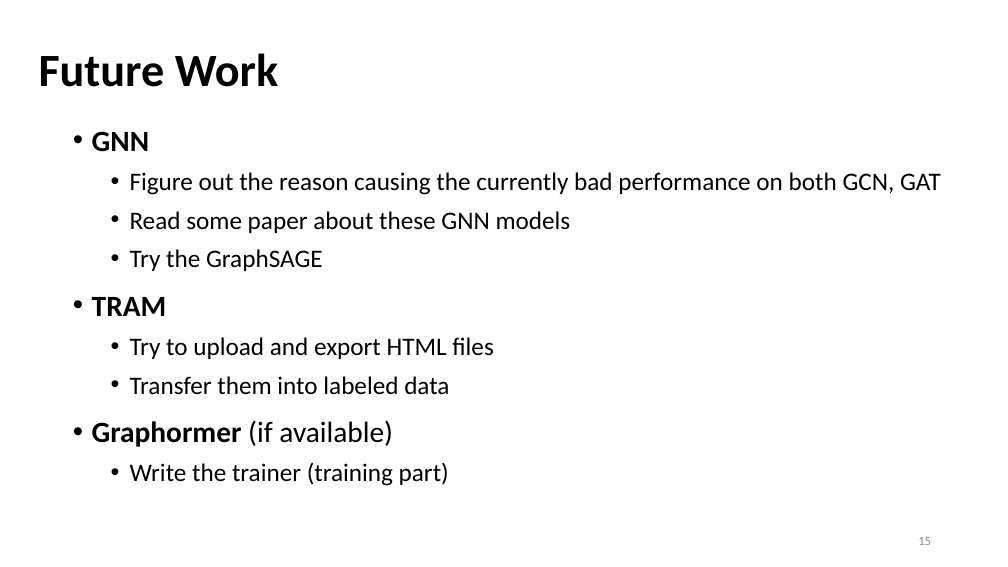
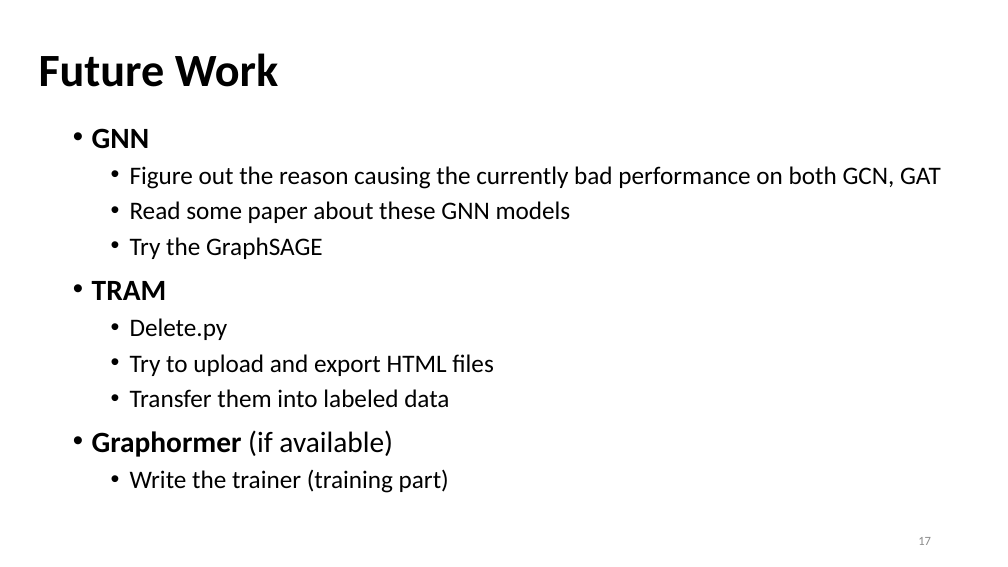
Before and after one commit to Bai1026/Intern-IIS, a slide deck: slide 17 of Meeting/Presentation_0809.pptx (slide 15 before the commit). Drawn at 1008x567 pixels with LibreOffice and Linux fonts; fonts in the diff are those of the drawing. Boxes give left, top, right and bottom in pixels: in the first picture for what was removed or moved away, otherwise in the second. Text is boxed around its words. In the diff, an @@ line names an element or a change of style, - is before the commit and + after.

```diff
--- a/Meeting/Presentation_0809.pptx
+++ b/Meeting/Presentation_0809.pptx
@@ text at [92, 128, 941, 493]: line spacing 1.1 to 1 @@
@@ text at [130, 318, 228, 340]: paragraph added @@
+  • Delete.py
@@ page number at [918, 537, 931, 545]: text changed @@
-15
+17
```
Also in this commit, not shown: 5 other slides changed, 3 slides added, 1 slide removed, 8 other files.
